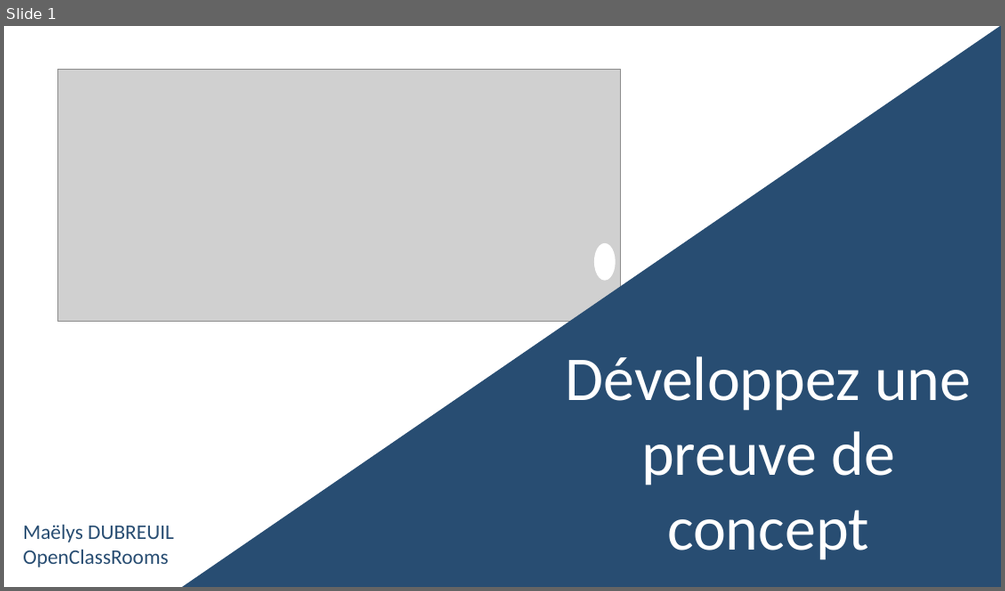
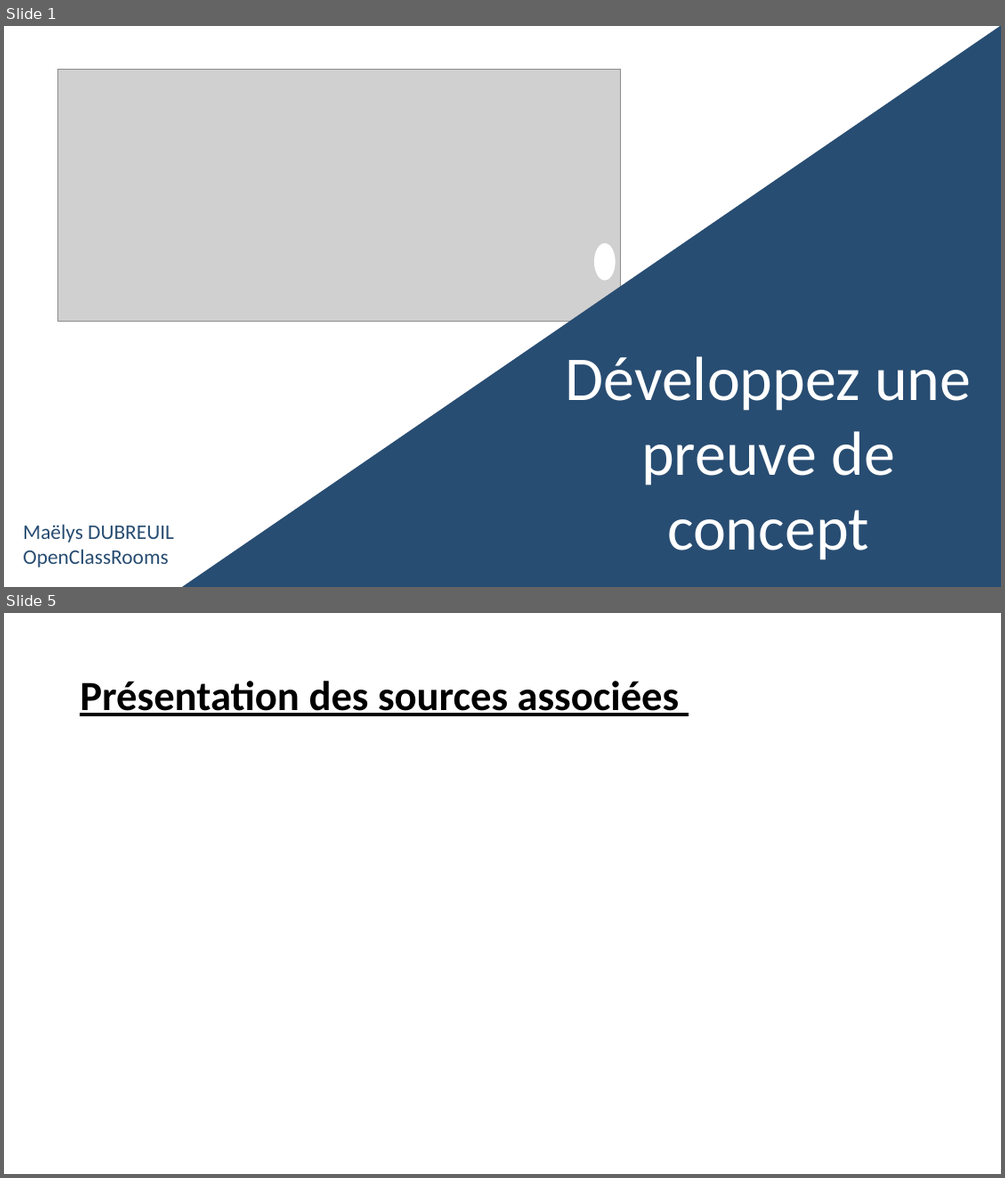
Before and after one commit to Maelys0903/PROJET7, a slide deck: Présentation.pptx. Shown one above the other, each under a label of ours: slide 1 before the commit, slides 1 and 5 after it; the slides between them are not shown. The pictures are 1005x591 and 1005x1178 pixels, drawn with LibreOffice and Linux fonts; fonts in the diff are those of the drawing; grey boxes stand for pictures. Boxes give left, top, right and bottom in pixels: in the first picture for what was removed or moved away, otherwise in the second. Text is boxed around its words. In the diff, an @@ line names an element or a change of style, - is before the commit and + after.

```diff
--- a/Présentation.pptx
+++ b/Présentation.pptx
@@ slide 5 added at (x1=4, y1=613, x2=1001, y2=1174), background #FFFFFF @@
@@ title added at (x1=80, y1=681, x2=680, y2=716), 40 pt, text #000000, bold, underline @@
+Présentation des sources associées
```
Also in this commit, not shown: 6 other slides added, 1 slide removed, 1 other file.
